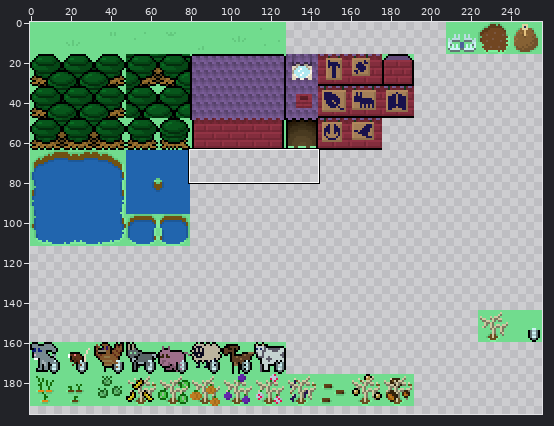
Sprite sheet: src/data/image/3-village.png. Above: a wide view before the commit, with the close-up outlined.
Close-up. Old version:
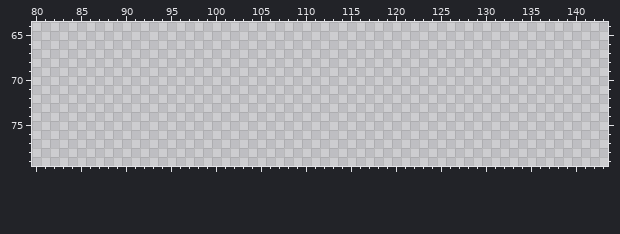
The file is 256x256 pixels. Colours within 5 levels of each other are drawn and written as one. Shown: x 80..143, y 64..79. The wide view leaves out empty margins.
New version:
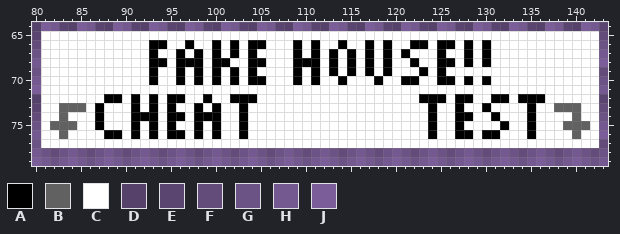
Palette (. is transparent): A #000000  B #616161  C #ffffff  D #554169  E #5a4570  F #634b7a  G #6c5386  H #745890  J #7b5e99
The exact change:
y 64: x 80..143 ................................................................ -> DJHEDJHEDJHEDJHEDJHEDJHEDJHEDJHEDJHEDJHEDJHEDJHEDJHEDJHEDJHEDJHE
y 65: x 80..143 ................................................................ -> ECCCCCCCCCCCCCCCCCCCCCCCCCCCCCCCCCCCCCCCCCCCCCCCCCCCCCCCCCCCCCCF
y 66: x 80..143 ................................................................ -> FCCCCCCCCCCCCAACCACCACACAACCCACACCACCACACCAACAACACACCCCCCCCCCCCG
y 67: x 80..143 ................................................................ -> GCCCCCCCCCCCCACCACACACACACCCCACACACACACACACCCACCACACCCCCCCCCCCCH
y 68: x 80..143 ................................................................ -> HCCCCCCCCCCCCAACAAACAACCAACCCAAACACACACACCACCAACACACCCCCCCCCCCCJ
y 69: x 80..143 ................................................................ -> GCCCCCCCCCCCCACCACACACACACCCCACACACACACACCCACACCCCCCCCCCCCCCCCCF
y 70: x 80..143 ................................................................ -> HCCCCCCCCCCCCACCACACACACAACCCACACCACCCACCAACCAACACACCCCCCCCCCCCG
y 71: x 80..143 ................................................................ -> JCCCCCCCCCCCCCCCCCCCCCCCCCCCCCCCCCCCCCCCCCCCCCCCCCCCCCCCCCCCCCCH
y 72: x 80..143 ................................................................ -> DCCCCCCCAACACACAACCACCAAACCCCCCCCCCCCCCCCCCAAACAACCAACAAACCCCCCE
y 73: x 80..143 ................................................................ -> ECCBBBCACCCACACACCACACCACCCCCCCCCCCCCCCCCCCCACCACCACCCCACCBBBCCF
y 74: x 80..143 ................................................................ -> FCCBCCCACCCAAACAACAAACCACCCCCCCCCCCCCCCCCCCCACCAACCACCCACCCCBCCG
y 75: x 80..143 ................................................................ -> GCBBBCCACCCACACACCACACCACCCCCCCCCCCCCCCCCCCCACCACCCCACCACCCBBBCH
y 76: x 80..143 ................................................................ -> HCCBCCCCAACACACAACACACCACCCCCCCCCCCCCCCCCCCCACCAACAACCCACCCCBCCJ
y 77: x 80..143 ................................................................ -> GCCCCCCCCCCCCCCCCCCCCCCCCCCCCCCCCCCCCCCCCCCCCCCCCCCCCCCCCCCCCCCF
y 78: x 80..143 ................................................................ -> HGFGHGFGHGFGHGFGHGFGHGFGHGFGHGFGHGFGHGFGHGFGHGFGHGFGHGFGHGFGHGFG
y 79: x 80..143 ................................................................ -> JHGHJHGHJHGHJHGHJHGHJHGHJHGHJHGHJHGHJHGHJHGHJHGHJHGHJHGHJHGHJHGH
Changed places in both close-ups, as pixel boxes (x1, y1, x2, y2):
added: (32, 22, 608, 166)
